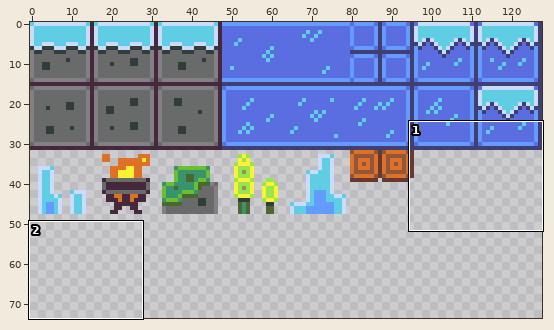
Edited in one commit: pixel-art file (public/assets/tundra_tiles.ase). The first picture is a wide view before the edit; the outline marks the close-up.
Close-up. The starting point:
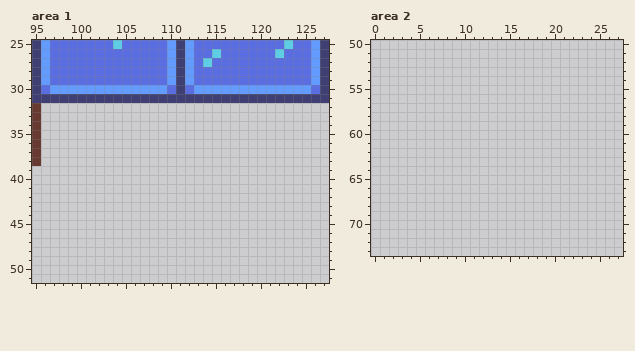
128x128 pixels, 1 frame. Shown: area 1: x 95..127, y 25..51; area 2: x 0..27, y 50..73. The wide view leaves out empty margins.
After the commit:
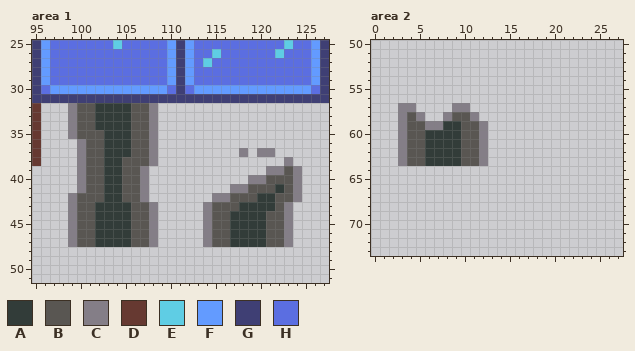
Palette (. is transparent): A #323c39  B #595652  C #847e87  D #663931  E #5fcde4  F #639bff  G #3f3f74  H #5b6ee1
The exact change:
Area 1, layer "Tileset":
Colour A now appears in rows 32 to 34 at x 102 to 105; in rows 35 to 37 at x 103 to 105; in rows 38 to 40 at x 103 to 104; in row 41 at x 103 to 104 and 122; in row 42 at x 103 to 104 and 120 to 121; in row 43 at x 102 to 105 and 118 to 121.
Colour A now appears in rows 44 to 47 at x 102 to 105 and 117 to 120.
Colour B now appears in rows 32 to 34 at x 100 to 101 and 106 to 107; in row 35 at x 100 to 102 and 106 to 107; in rows 36 to 37 at x 101 to 102 and 106 to 107; in row 38 at x 101 to 102 and 105 to 107; in row 39 at x 101 to 102, 105 to 106 and 123; in row 40 at x 101 to 102, 105 to 106 and 121 to 123.
Colour B now appears in row 41 at x 101 to 102, 105 to 106, 119 to 121 and 123; in row 42 at x 100 to 102, 105 to 106, 117 to 119 and 122 to 123; in row 43 at x 100 to 101, 106 to 107, 115 to 117 and 122; in rows 44 to 47 at x 100 to 101, 106 to 107, 115 to 116 and 121 to 122.
Colour C now appears in rows 32 to 35 at x 99 and 108; in row 36 at x 100 and 108; in row 37 at x 100, 108, 118 and 120 to 121; in row 38 at x 100, 108 and 123; in row 39 at x 100, 107, 121 to 122 and 124; in row 40 at x 100, 107, 119 to 120 and 124.
Colour C now appears in row 41 at x 100, 107, 117 to 118 and 124; in row 42 at x 99, 107, 115 to 116 and 124; in rows 43 to 47 at x 99, 108, 114 and 123.
Area 2, layer "Tileset":
Colour A now appears in row 59 at x 8 to 9; in rows 60 to 63 at x 6 to 9.
Colour B now appears in row 58 at x 4 and 9 to 10; in rows 59 to 63 at x 4 to 5 and 10 to 11.
Colour C now appears in row 57 at x 3 to 4 and 9 to 10; in row 58 at x 3, 5, 8 and 11; in row 59 at x 3, 6 to 7 and 12; in rows 60 to 63 at x 3 and 12.
